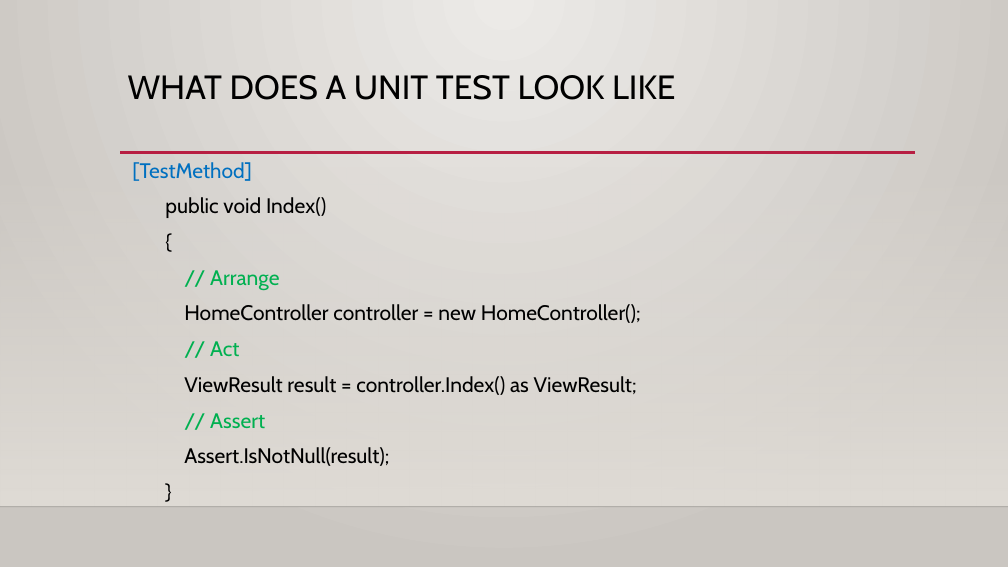
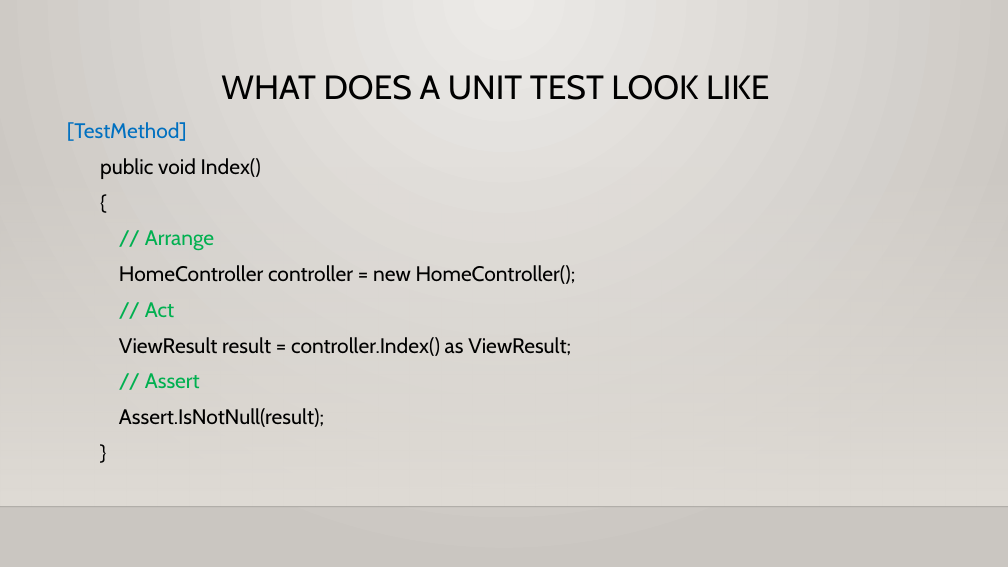
Before and after one commit to Wauna/UnitTestingPresentation, a slide deck: slide 6 of Presentation/UnitTesting.pptx (slide 7 before the commit). Drawn at 1008x567 pixels with LibreOffice and Linux fonts; fonts in the diff are those of the drawing; background and template pictures are left out. Boxes give left, top, right and bottom in pixels: in the first picture for what was removed or moved away, otherwise in the second. Text is boxed around its words. In the diff, an @@ line names an element or a change of style, - is before the commit and + after.

```diff
--- a/Presentation/UnitTesting.pptx
+++ b/Presentation/UnitTesting.pptx
@@ title "WHAT DOES A UNIT TEST ...": place and size @@
-title "WHAT DOES A UNIT TEST ..." at (128,75,675,100)
+title "WHAT DOES A UNIT TEST ..." at (221,75,769,100)
@@ text "[TestMethod]": place and size @@
-text "[TestMethod]" at (132,162,641,466)
+text "[TestMethod]" at (67,122,576,427)
@@ line removed from (120, 153) to (915, 153) @@
```
Also in this commit, not shown: 3 other slides changed, 4 slides added, 1 slide removed, 11 other files.
